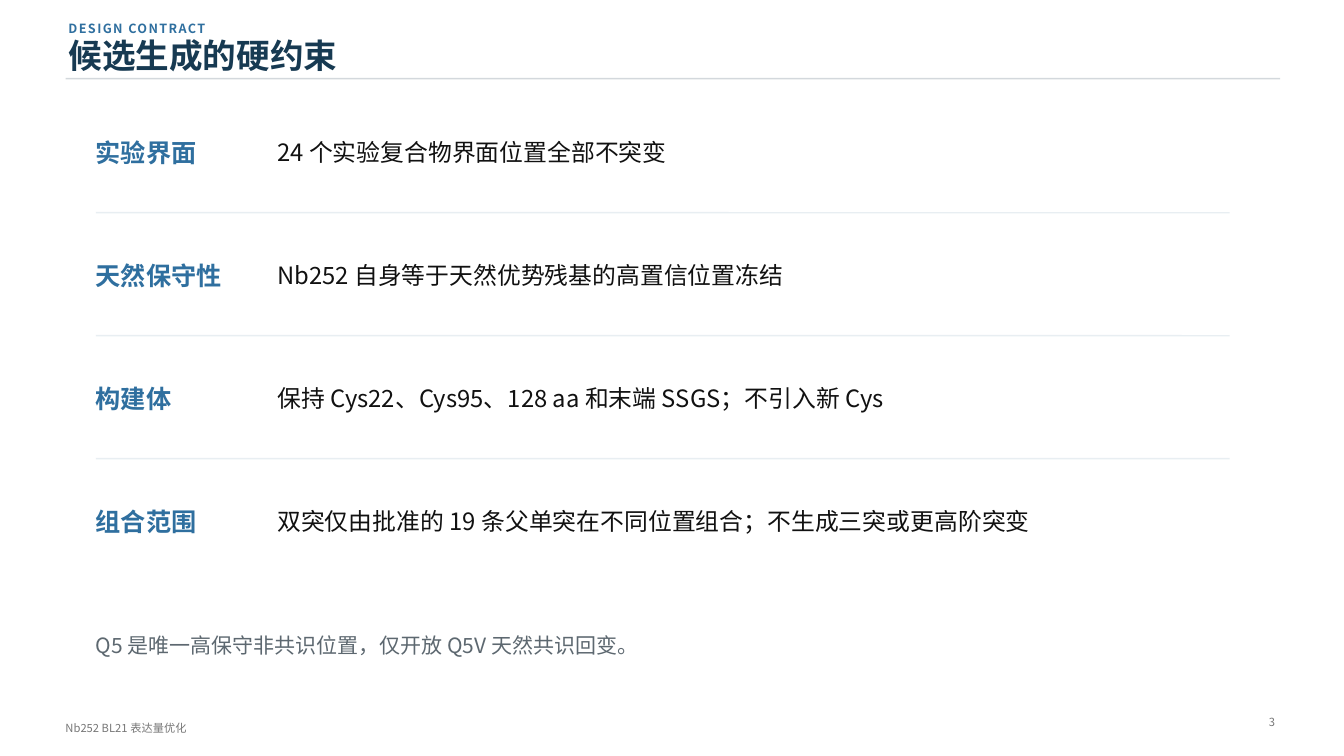
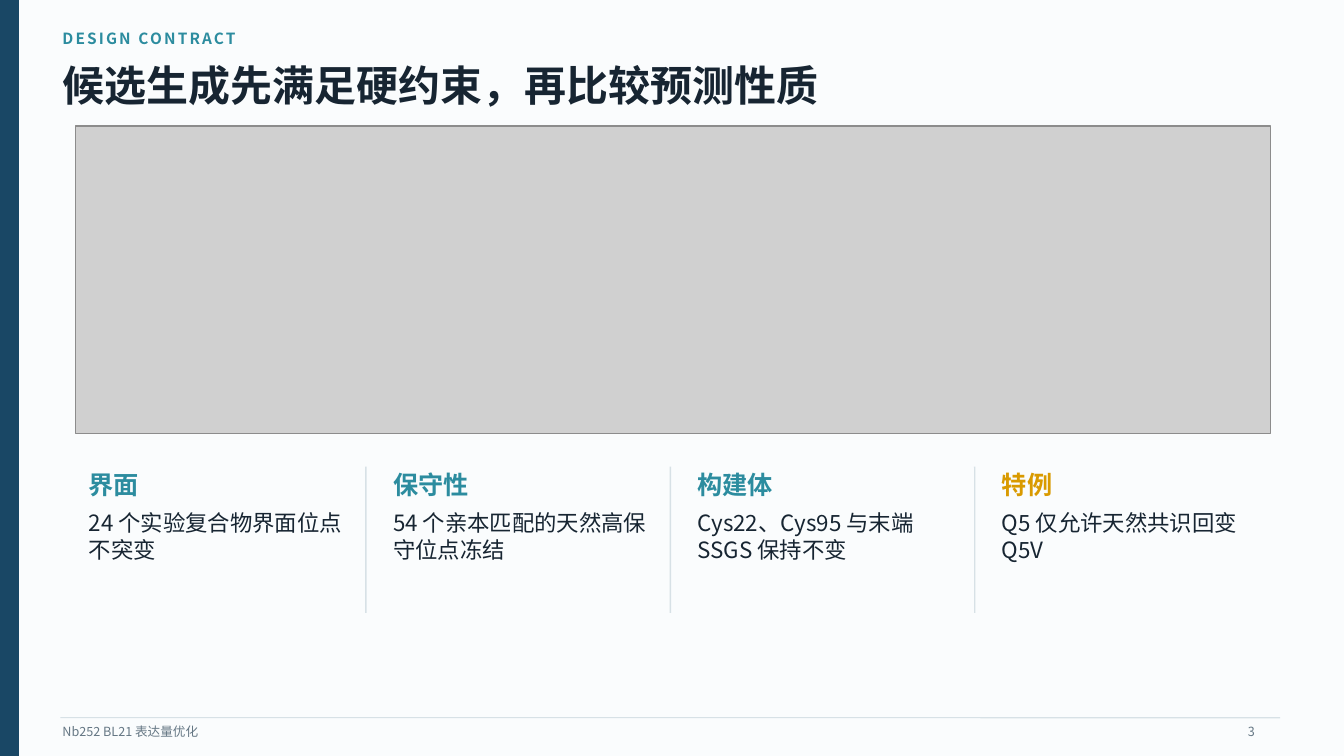
Before and after one commit to name-lulangya/Antibody_optimization, a slide deck: slide 3 of docs/result_artifacts/weekly_report_result/report_2026_W34_nb252_expression_route/Nb252_BL21_expression_optimization_presentation.pptx. Drawn at 1344x756 pixels with LibreOffice and Linux fonts; fonts in the diff are those of the drawing; grey boxes stand for pictures. Boxes give left, top, right and bottom in pixels: in the first picture for what was removed or moved away, otherwise in the second. Text is boxed around its words. In the diff, an @@ line names an element or a change of style, - is before the commit and + after.

```diff
--- a/docs/result_artifacts/weekly_report_result/report_2026_W34_nb252_expression_route/Nb252_BL21_expression_optimization_presentation.pptx
+++ b/docs/result_artifacts/weekly_report_result/report_2026_W34_nb252_expression_route/Nb252_BL21_expression_optimization_presentation.pptx
@@ background #FFFFFF to #FAFCFD @@
@@ rectangle added at (0, 0, 18, 756), fill #194765, outline #194765 1 pt @@
@@ text "DESIGN CONTRACT": place and size @@
-text "DESIGN CONTRACT" at (69, 18, 371, 38)
+text "DESIGN CONTRACT" at (63, 27, 516, 49)
@@ text "DESIGN CONTRACT" at (63, 27, 516, 49): size 9 to 11 pt, text colour #2F6F9F to #2C8C9F, letter spacing 1 to 1.5 pt @@
@@ text at (62, 65, 818, 107): text changed; size 24 to 30 pt; text colour #173A52 to #172532 @@
-候选生成的硬约束
+候选生成先满足硬约束，再比较预测性质
@@ line removed from (66, 79) to (1280, 79) @@
@@ picture added at (76, 126, 1270, 434) @@
@@ line removed from (96, 213) to (1230, 213) @@
@@ text removed at (277, 264, 783, 286) @@
-Nb252 自身等于天然优势残基的高置信位置冻结
@@ line removed from (96, 336) to (1230, 336) @@
@@ text removed at (277, 387, 883, 413) @@
-保持 Cys22、Cys95、128 aa 和末端 SSGS；不引入新 Cys
@@ text at (89, 473, 139, 497): text changed; text colour #2F6F9F to #2C8C9F @@
-实验界面
+界面
@@ line removed from (96, 459) to (1230, 459) @@
@@ line added from (366, 467) to (366, 613), #D7E1E6 1 pt @@
@@ text at (393, 472, 469, 497): text changed; text colour #2F6F9F to #2C8C9F @@
-天然保守性
+保守性
@@ line added from (670, 467) to (670, 613), #D7E1E6 1 pt @@
@@ text "构建体": place and size @@
-text "构建体" at (96, 386, 172, 411)
+text "构建体" at (698, 472, 774, 497)
@@ text "构建体" at (698, 472, 774, 497): text colour #2F6F9F to #2C8C9F @@
@@ line added from (975, 467) to (975, 613), #D7E1E6 1 pt @@
@@ text added at (1002, 472, 1052, 497), 18 pt, text #D99A00, bold @@
+特例
@@ text "24 个实验复合物界面位点不突变" at (89, 512, 341, 560): vertical alignment middle to top @@
@@ text removed at (96, 509, 197, 534) @@
-组合范围
@@ text at (89, 512, 341, 560): text changed; size 17 to 16 pt; text colour #111111 to #172532 @@
-24 个实验复合物界面位置全部不突变
+24 个实验复合物界面位点不突变
@@ text removed at (277, 510, 1029, 534) @@
-双突仅由批准的 19 条父单突在不同位置组合；不生成三突或更高阶突变
@@ text added at (393, 512, 646, 560), 16 pt, text #172532 @@
+54 个亲本匹配的天然高保守位点冻结
@@ text added at (698, 512, 914, 560), 16 pt, text #172532 @@
+Cys22、Cys95 与末端 SSGS 保持不变
@@ text added at (1002, 512, 1237, 562), 16 pt, text #172532 @@
+Q5 仅允许天然共识回变 Q5V
@@ text removed at (96, 635, 638, 657) @@
-Q5 是唯一高保守非共识位置，仅开放 Q5V 天然共识回变。
@@ line added from (60, 718) to (1280, 718), #D7E1E6 0.8 pt @@
@@ text added at (62, 725, 198, 737), 9 pt, text #657784 @@
+Nb252 BL21 表达量优化
@@ text removed at (65, 722, 186, 733) @@
-Nb252 BL21 表达量优化
@@ text "3": place and size @@
-text "3" at (1269, 718, 1275, 726)
+text "3" at (1248, 726, 1255, 736)
@@ text "3" at (1248, 726, 1255, 736): size 8 to 9 pt, text colour #777777 to #657784; vertical alignment top to middle @@
```
Also in this commit, not shown: 7 other slides changed, 6 slides added, 4 slides removed, 15 other files.
